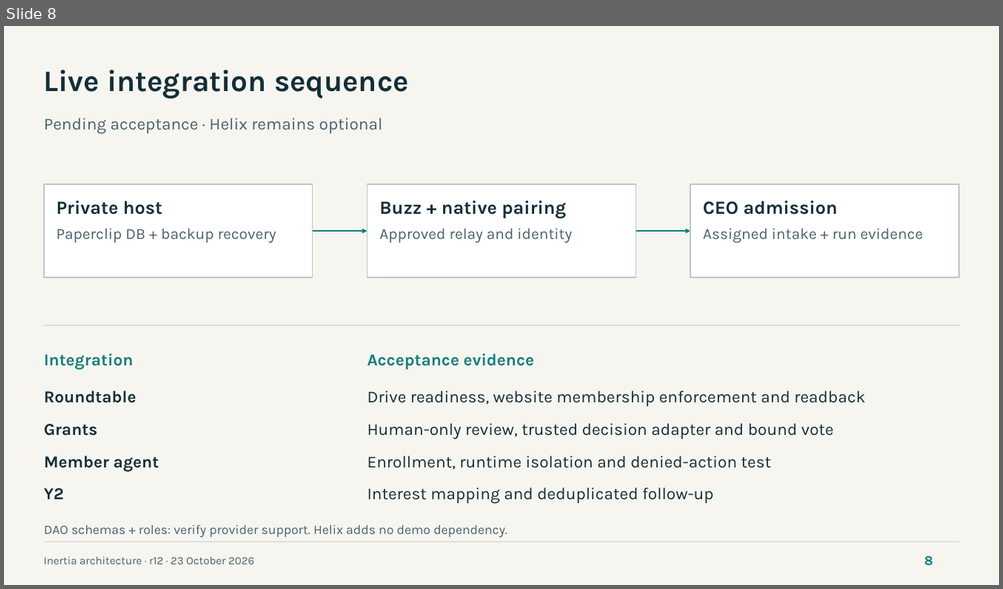
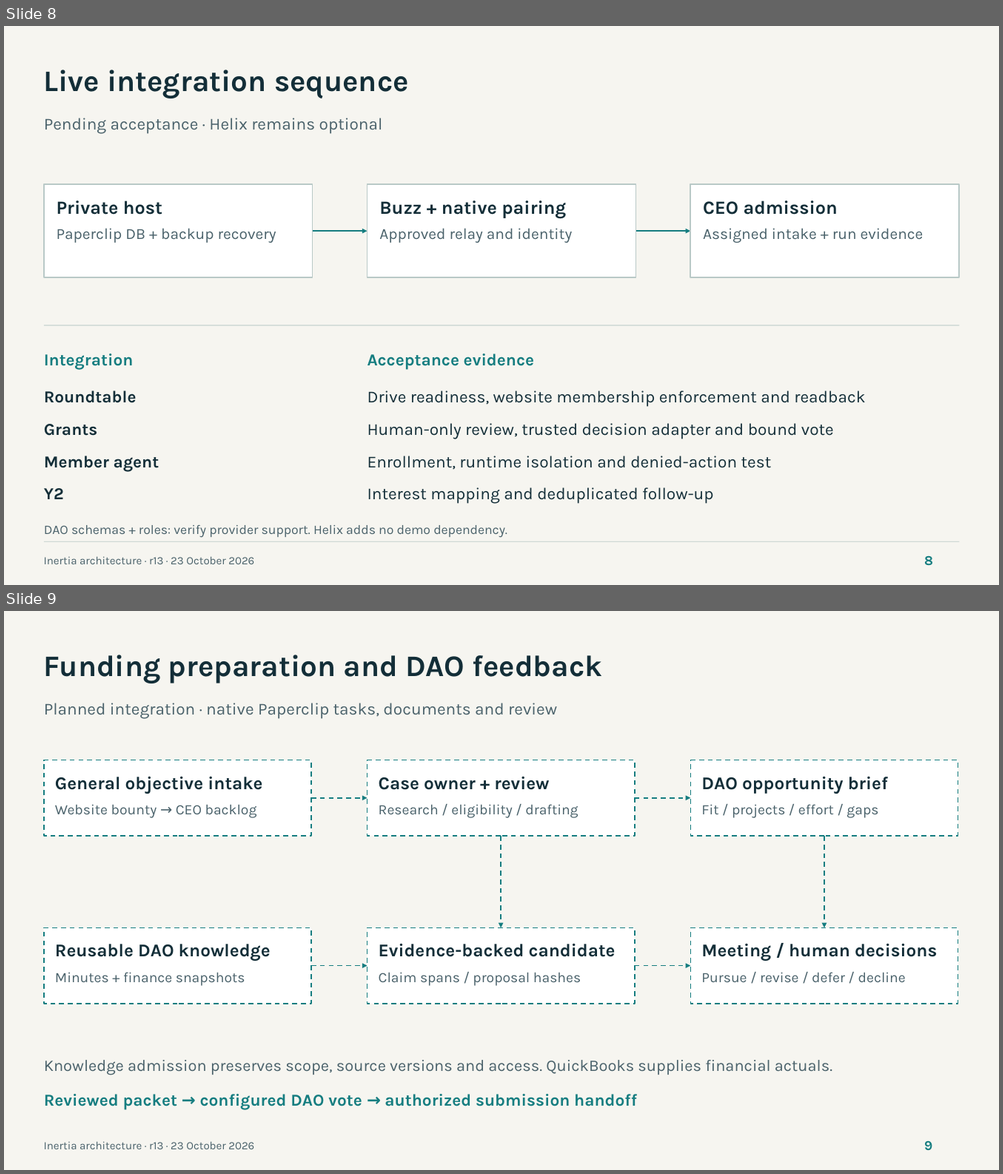
Before and after one commit to NetRxn/Inertia, a slide deck: Inertia-Architecture.pptx. Shown one above the other, each under a label of ours: slide 8 before the commit, slides 8 and 9 after it. The pictures are 1003x589 and 1003x1174 pixels, drawn with LibreOffice and Linux fonts; fonts in the diff are those of the drawing. Boxes give left, top, right and bottom in pixels: in the first picture for what was removed or moved away, otherwise in the second. Text is boxed around its words. In the diff, an @@ line names an element or a change of style, - is before the commit and + after.

Commit message:
docs: coordinate funding agents, meeting knowledge and objective intake [skip ci]

```diff
--- a/Inertia-Architecture.pptx
+++ b/Inertia-Architecture.pptx
@@ slide 9 added at <box>4,611,999,1170</box>, background #F6F5F0 @@
@@ text added at <box>44,655,603,684</box>, 36 pt, text #132E38, bold @@
+Funding preparation and DAO feedback
@@ text added at <box>44,703,557,719</box>, 20.2 pt, text #49616A @@
+Planned integration · native Paperclip tasks, documents and review
@@ rectangle added at <box>44,760,311,836</box>, fill #FFFFFF, outline #157D80 1.5 pt dashed @@
@@ rectangle added at <box>367,760,634,836</box>, fill #FFFFFF, outline #157D80 1.5 pt dashed @@
@@ rectangle added at <box>690,760,957,836</box>, fill #FFFFFF, outline #157D80 1.5 pt dashed @@
@@ text added at <box>55,776,262,794</box>, 21.8 pt, text #132E38, bold @@
+General objective intake
@@ text added at <box>378,776,549,790</box>, 21.8 pt, text #132E38, bold @@
+Case owner + review
@@ text added at <box>701,776,888,794</box>, 21.8 pt, text #132E38, bold @@
+DAO opportunity brief
@@ text added at <box>55,804,257,818</box>, 17.2 pt, text #49616A @@
+Website bounty → CEO backlog
@@ arrow added from (311, 798) to (367, 798), #157D80 1.5 pt dashed @@
@@ text added at <box>378,804,578,818</box>, 17.2 pt, text #49616A @@
+Research / eligibility / drafting
@@ arrow added from (634, 798) to (690, 798), #157D80 1.5 pt dashed @@
@@ text added at <box>701,804,878,818</box>, 17.2 pt, text #49616A @@
+Fit / projects / effort / gaps
@@ arrow added from (501, 836) to (501, 928), #157D80 1.5 pt dashed @@
@@ arrow added from (824, 836) to (824, 928), #157D80 1.5 pt dashed @@
@@ rectangle added at <box>44,928,311,1004</box>, fill #FFFFFF, outline #157D80 1.5 pt dashed @@
@@ rectangle added at <box>367,928,634,1004</box>, fill #FFFFFF, outline #157D80 1.5 pt dashed @@
@@ text added at <box>378,943,615,957</box>, 21.8 pt, text #132E38, bold @@
+Evidence-backed candidate
@@ rectangle added at <box>690,928,957,1004</box>, fill #FFFFFF, outline #157D80 1.5 pt dashed @@
@@ text added at <box>701,943,936,961</box>, 21.8 pt, text #132E38, bold @@
+Meeting / human decisions
@@ text added at <box>55,944,270,961</box>, 21.8 pt, text #132E38, bold @@
+Reusable DAO knowledge
@@ text added at <box>55,972,245,986</box>, 17.2 pt, text #49616A @@
+Minutes + finance snapshots
@@ arrow added from (311, 966) to (367, 966), #157D80 1.5 pt dashed @@
@@ text added at <box>378,972,580,986</box>, 17.2 pt, text #49616A @@
+Claim spans / proposal hashes
@@ arrow added from (634, 966) to (690, 966), #157D80 1.5 pt dashed @@
@@ text added at <box>701,972,905,982</box>, 17.2 pt, text #49616A @@
+Pursue / revise / defer / decline
@@ text added at <box>44,1060,832,1076</box>, 19.5 pt, text #49616A @@
+Knowledge admission preserves scope, source versions and access. QuickBooks supplies financial actuals.
@@ text added at <box>44,1094,637,1111</box>, 20.2 pt, text #157D80, bold @@
+Reviewed packet → configured DAO vote → authorized submission handoff
@@ text added at <box>44,1142,254,1150</box>, 13.5 pt, text #49616A @@
+Inertia architecture · r13 · 23 October 2026
@@ text added at <box>924,1142,932,1151</box>, 16.5 pt, text #157D80, bold @@
+9
@@ slide 8 changed as well @@
@@ text at <box>44,557,254,565</box>: text changed @@
-Inertia architecture · r12 · 23 October 2026
+Inertia architecture · r13 · 23 October 2026
```
Also in this commit, not shown: 7 other slides changed, 1 other slide added, 16 other files.
